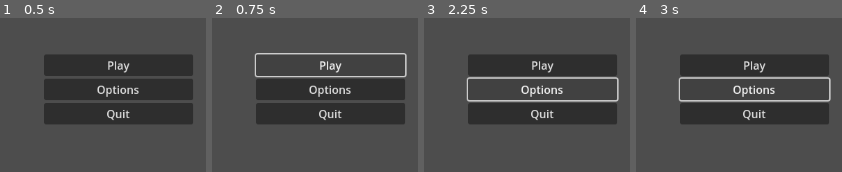
Above: before the commit, frames 1-4 (left to right).
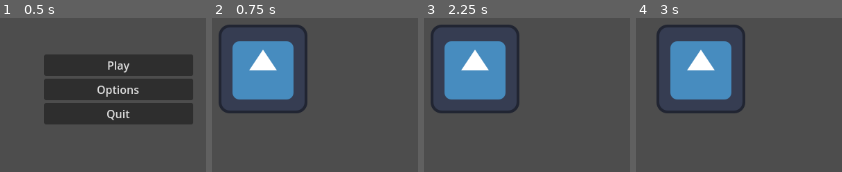
Above: after the commit, the same moments.

Repository: Szanag/LeAplikacja
Game: Godot game, scene res://menu.tscn
The game is run twice, just before and just after one commit, with the same random seed, the same clock (stepped at 60 frames per second) and the same inputs. Before the commit the project has no main scene; this scene is started directly in both runs. The engine's default icon, where the game draws it, is replaced by a stand-in: a white triangle on a blue panel in a dark square.
Inputs (mouse positions are in pixels of both pictures, inside the frame that each line leads up to):
- Up to frame 1 (0.5 s): no input
- Up to frame 2 (0.75 s): click "Play" at 0.5 s
- Up to frame 3 (2.25 s): click (543, 65) at 1.25 s, where only the run before the commit has a clickable "Play"; click (543, 88) at 2 s, where only the run before the commit has a clickable "Options"
- Up to frame 4 (3 s): hold D (right, bound only after the commit) from 2.78 s (still down)

Frame 1 is identical in both runs. In frame 2, 32% of the frame differs, in the area x 3-95%, y 4-69%; in frame 3, 32%; in frame 4, 31%.

Commit message:
postać i movement podstawowy

Diff:
--- /dev/null
+++ b/techquest/Main_scene.tscn
@@ -0,0 +1,9 @@
+[gd_scene load_steps=2 format=3 uid="uid://dfnnfb16urswd"]
+
+[ext_resource type="PackedScene" uid="uid://dayyfyo266rhb" path="res://main_character.tscn" id="1_4gou1"]
+
+[node name="Node2D" type="Node2D"]
+
+[node name="CharacterBody2D" parent="." instance=ExtResource("1_4gou1")]
+position = Vector2(496, 254)
+movement_speed = 100
--- /dev/null
+++ b/techquest/main_character.gd
@@ -0,0 +1,11 @@
+extends CharacterBody2D
+
+@export var movement_speed = 100
+
+func _physics_process(_delta):
+	var  input_direction = Vector2(
+		Input.get_action_strength("right") - Input.get_action_strength("left"),
+		Input.get_action_strength("down") - Input.get_action_strength("up")
+	)
+	velocity = input_direction * movement_speed
+	move_and_slide()
--- /dev/null
+++ b/techquest/main_character.tscn
@@ -0,0 +1,15 @@
+[gd_scene load_steps=4 format=3 uid="uid://dayyfyo266rhb"]
+
+[ext_resource type="Script" uid="uid://bpxo4i3wd35po" path="res://main_character.gd" id="1_48ufq"]
+[ext_resource type="Texture2D" uid="uid://bv42a7bulof30" path="res://icon.svg" id="2_wmkwl"]
+
+[sub_resource type="RectangleShape2D" id="RectangleShape2D_f3njc"]
+
+[node name="CharacterBody2D" type="CharacterBody2D"]
+script = ExtResource("1_48ufq")
+
+[node name="Sprite2D" type="Sprite2D" parent="."]
+texture = ExtResource("2_wmkwl")
+
+[node name="CollisionShape2D" type="CollisionShape2D" parent="."]
+shape = SubResource("RectangleShape2D_f3njc")
--- a/techquest/menu.gd
+++ b/techquest/menu.gd
@@ -1,7 +1,7 @@
 extends Control
 
 func _on_play_pressed() -> void:
-	get_tree().change_scene_to_file("")
+	get_tree().change_scene_to_file("Main_scene.tscn")
 
 func _on_options_pressed() -> void:
 	pass # Replace with function body.
--- a/techquest/project.godot
+++ b/techquest/project.godot
@@ -11,5 +11,29 @@
 [application]
 
 config/name="Techquest"
+run/main_scene="uid://8cl20fvy6e1v"
 config/features=PackedStringArray("4.4", "Forward Plus")
 config/icon="res://icon.svg"
+
+[input]
+
+left={
+"deadzone": 0.2,
+"events": [Object(InputEventKey,"resource_local_to_scene":false,"resource_name":"","device":-1,"window_id":0,"alt_pressed":false,"shift_pressed":false,"ctrl_pressed":false,"meta_pressed":false,"pressed":false,"keycode":0,"physical_keycode":65,"key_label":0,"unicode":97,"location":0,"echo":false,"script":null)
+]
+}
+right={
+"deadzone": 0.2,
+"events": [Object(InputEventKey,"resource_local_to_scene":false,"resource_name":"","device":-1,"window_id":0,"alt_pressed":false,"shift_pressed":false,"ctrl_pressed":false,"meta_pressed":false,"pressed":false,"keycode":0,"physical_keycode":68,"key_label":0,"unicode":100,"location":0,"echo":false,"script":null)
+]
+}
+up={
+"deadzone": 0.2,
+"events": [Object(InputEventKey,"resource_local_to_scene":false,"resource_name":"","device":-1,"window_id":0,"alt_pressed":false,"shift_pressed":false,"ctrl_pressed":false,"meta_pressed":false,"pressed":false,"keycode":0,"physical_keycode":87,"key_label":0,"unicode":119,"location":0,"echo":false,"script":null)
+]
+}
+down={
+"deadzone": 0.2,
+"events": [Object(InputEventKey,"resource_local_to_scene":false,"resource_name":"","device":-1,"window_id":0,"alt_pressed":false,"shift_pressed":false,"ctrl_pressed":false,"meta_pressed":false,"pressed":false,"keycode":0,"physical_keycode":83,"key_label":0,"unicode":115,"location":0,"echo":false,"script":null)
+]
+}
Not shown, added: techquest/main_character.gd.uid
Not shown, added: techquest/Main_scene.tscn1583435351.tmp
Not shown, added: techquest/Main_scene.tscn1599210624.tmp
Not shown, added: techquest/Main_scene.tscn1608584884.tmp
